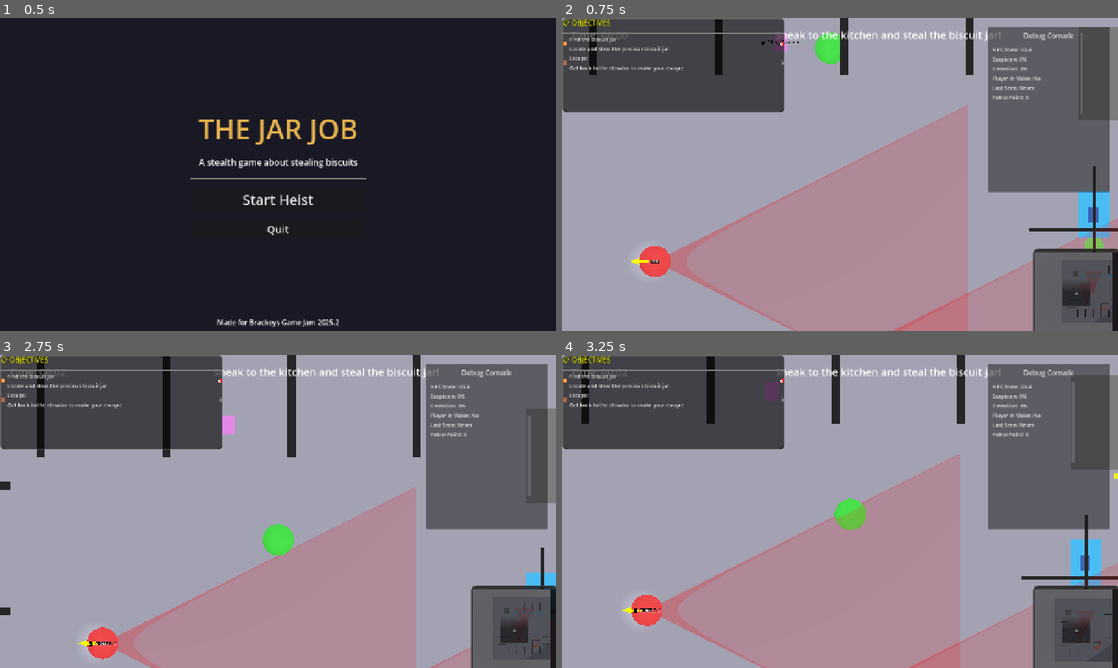
Above: before the commit, frames 1-4 (two rows, left to right).
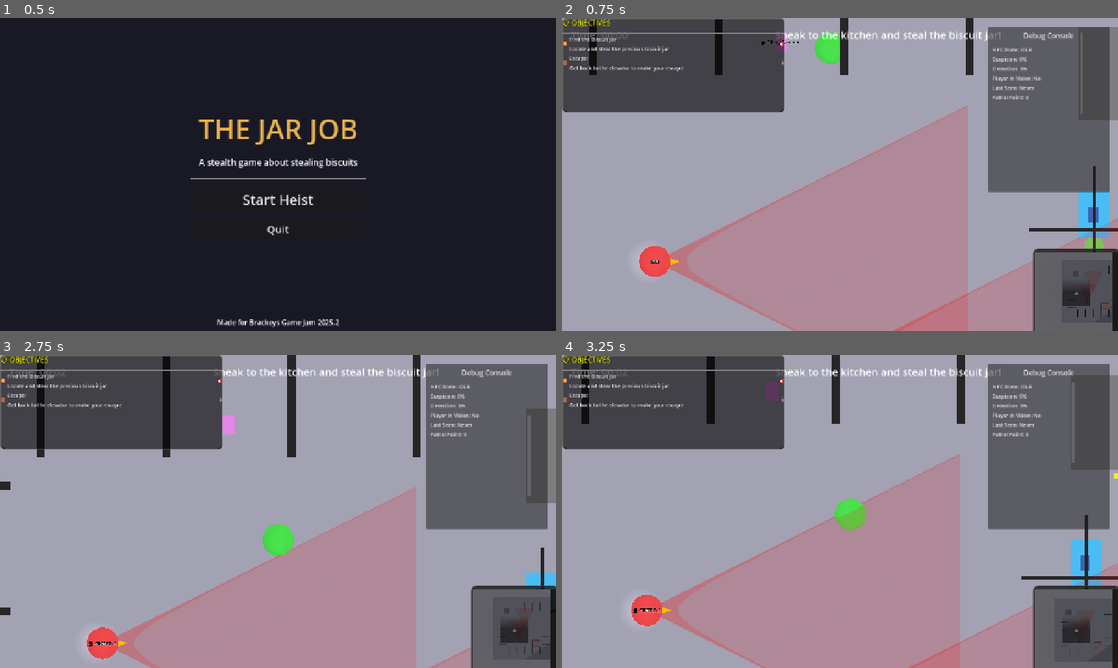
Above: after the commit, the same moments.

Repository: alanops/the-jar-job
Game: Godot game, scene res://scenes/main_menu.tscn
The game is run twice, just before and just after one commit, with the same random seed, the same clock (stepped at 60 frames per second) and the same inputs.
Inputs:
- Up to frame 1 (0.5 s): no input
- Up to frame 2 (0.75 s): click "Start Heist" at 0.5 s
- Up to frame 3 (2.75 s): tap Enter at 1.25 s; hold Right (move_right) 1.28-2.03 s; hold Ctrl (crouch) 1.28-2.03 s; hold Down (move_backward) from 2.03 s (still down); tap E (interact) at 2.1 s
- Up to frame 4 (3.25 s): release Down (move_backward) at 2.78 s; hold Right (move_right) from 2.78 s (still down); hold Ctrl (crouch) from 2.78 s (still down)

Frame 1 is identical in both runs. In frame 2, less than 0.1% of the frame differs, in the area x 12-21%, y 76-79%; in frame 3, less than 0.1%; in frame 4, less than 0.1%.

Commit message:
Add directional arrow indicator to NPC guard
- Modified arrow mesh to point in negative Z direction (Godot forward)
- Positioned arrow at ground level for better visibility
- Arrow now clearly shows guard facing direction

Diff:
--- a/scenes/npc.tscn
+++ b/scenes/npc.tscn
@@ -38,7 +38,7 @@
 surface_material_override/0 = SubResource("StandardMaterial3D_1")
 
 [node name="DirectionArrow" type="MeshInstance3D" parent="."]
-transform = Transform3D(1, 0, 0, 0, 1, 0, 0, 0, 1, 0, 1.8, 0)
+transform = Transform3D(1, 0, 0, 0, 1, 0, 0, 0, 1, 0, 0.1, 0)
 script = ExtResource("3_arrow")
 
 [node name="CollisionShape3D" type="CollisionShape3D" parent="."]
--- a/scripts/direction_arrow.gd
+++ b/scripts/direction_arrow.gd
@@ -21,33 +21,33 @@
 	var colors := PackedColorArray()
 	var indices := PackedInt32Array()
 
-	# Arrow pointing forward (positive Z direction)
+	# Arrow pointing forward (negative Z direction in Godot)
 	var shaft_end := arrow_length - head_length
 
 	# Shaft vertices (rectangular prism)
 	var half_shaft := shaft_width * 0.5
 
-	# Bottom face of shaft
+	# Bottom face of shaft (at origin)
 	vertices.append(Vector3(-half_shaft, -half_shaft, 0))  # 0
 	vertices.append(Vector3(half_shaft, -half_shaft, 0))   # 1
 	vertices.append(Vector3(half_shaft, half_shaft, 0))    # 2
 	vertices.append(Vector3(-half_shaft, half_shaft, 0))   # 3
 
-	# Top face of shaft
-	vertices.append(Vector3(-half_shaft, -half_shaft, shaft_end))  # 4
-	vertices.append(Vector3(half_shaft, -half_shaft, shaft_end))   # 5
-	vertices.append(Vector3(half_shaft, half_shaft, shaft_end))    # 6
-	vertices.append(Vector3(-half_shaft, half_shaft, shaft_end))   # 7
+	# Top face of shaft (towards negative Z)
+	vertices.append(Vector3(-half_shaft, -half_shaft, -shaft_end))  # 4
+	vertices.append(Vector3(half_shaft, -half_shaft, -shaft_end))   # 5
+	vertices.append(Vector3(half_shaft, half_shaft, -shaft_end))    # 6
+	vertices.append(Vector3(-half_shaft, half_shaft, -shaft_end))   # 7
 
 	# Arrow head base (wider)
 	var half_head := head_width * 0.5
-	vertices.append(Vector3(-half_head, -half_head, shaft_end))    # 8
-	vertices.append(Vector3(half_head, -half_head, shaft_end))     # 9
-	vertices.append(Vector3(half_head, half_head, shaft_end))      # 10
-	vertices.append(Vector3(-half_head, half_head, shaft_end))     # 11
+	vertices.append(Vector3(-half_head, -half_head, -shaft_end))    # 8
+	vertices.append(Vector3(half_head, -half_head, -shaft_end))     # 9
+	vertices.append(Vector3(half_head, half_head, -shaft_end))      # 10
+	vertices.append(Vector3(-half_head, half_head, -shaft_end))     # 11
 
-	# Arrow tip
-	vertices.append(Vector3(0, 0, arrow_length))  # 12
+	# Arrow tip (pointing forward in negative Z)
+	vertices.append(Vector3(0, 0, -arrow_length))  # 12
 
 	# Add normals and colors for all vertices
 	for i in range(vertices.size()):
--- a/scripts/vision_cone.gd
+++ b/scripts/vision_cone.gd
@@ -9,20 +9,13 @@
 func is_target_in_cone(target_position: Vector3) -> bool:
 	var local_target := to_local(target_position)
 
-	# Debug output
-	print("Checking vision - Target pos: ", target_position, " Local: ", local_target)
-
 	# Check if target is within range
 	var distance := local_target.length()
-	print("Distance: ", distance, " Range: ", cone_range)
 	if distance > cone_range:
-		print("Out of range")
 		return false
 
 	# Check if target is in front of the NPC (negative Z in local space)
-	print("Local Z: ", local_target.z)
 	if local_target.z >= 0:
-		print("Behind NPC")
 		return false
 
 	# Calculate angle from forward direction (-Z axis in local space)
@@ -30,12 +23,8 @@
 	var to_target := local_target.normalized()
 	var angle := rad_to_deg(forward.angle_to(to_target))
 
-	print("Angle: ", angle, " Max angle: ", cone_angle * 0.5)
-
 	# Check if within cone angle (half angle on each side)
-	var in_cone := angle <= cone_angle * 0.5
-	print("In cone: ", in_cone)
-	return in_cone
+	return angle <= cone_angle * 0.5
 
 func set_alert_mode(alert: bool) -> void:
 	if mesh_instance and mesh_instance.get_surface_override_material(0):
Not shown: 1 places in environment/cubicle_wall.tscn that only renumber resources
Not shown: 1 places in environment/wall.tscn that only renumber resources
Not shown: 1 places in environment/wall_optimized.tscn that only renumber resources
Not shown, added: scripts/vision_cone.gd.uid
